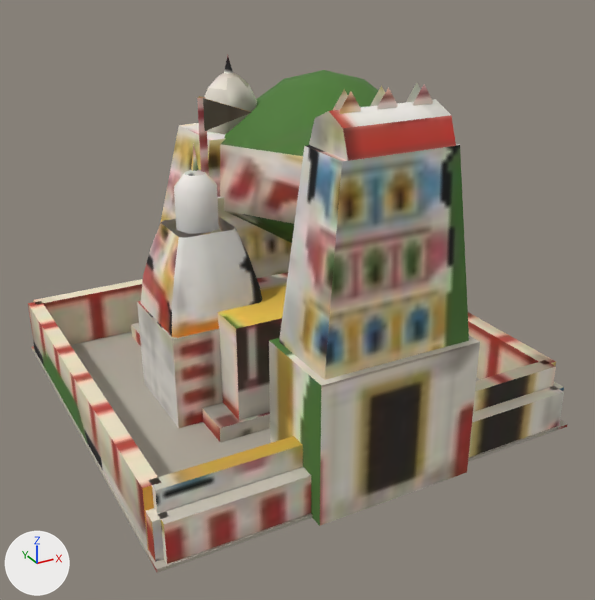
What one commit did to the glTF model nostalgia/assets3d/kit_temple.glb.
Camera for both pictures: a camera (50 mm lens) standing at (-23.6, -46.1, 29.3) and looking at (0.3, -2.6, 7.6). Lighting does not change. The marker at lower left points along +X, +Y and +Z. The first picture is the older version. Vertices at exactly the same position are counted once.

The scene before the commit, as lines of its bpy script (objects in view):
```python
me_kit_temple_body = bpy.data.meshes.new('kit_temple_body')
me_kit_temple_body.from_pydata(...)  # 8 vertices, 10 faces; spans x -14.1..14.1, y -14.1..14.1, z 0.0..0.2
me_kit_temple_body.materials.append(mat_m_kit_temple)  # picture img_kit_temple_base
me_var_gopuram = bpy.data.meshes.new('var_gopuram')
me_var_gopuram.from_pydata(...)  # 153 vertices, 202 faces; spans x -14.0..14.0, y -14.9..14.0, z 0.0..22.6
me_var_gopuram.materials.append(mat_m_kit_temple)  # picture img_kit_temple_base
me_var_shrine = bpy.data.meshes.new('var_shrine')
me_var_shrine.from_pydata(...)  # 134 vertices, 204 faces; spans x -8.4..15.1, y -3.9..11.9, z 0.0..21.0
me_var_shrine.materials.append(mat_m_kit_temple)  # picture img_kit_temple_base
# before: 73 (-4.3, 0.8, 18.5) at pixel (204, 131), 74 (-1.1, 0.8, 19.3) at pixel (252, 112), 75 (-4.3, 0.8, 20.5) at pixel (203, 98), 76 (-4.3, 1.2, 18.5), 77 (-1.1, 1.2, 19.3) at pixel (249, 111)
# before: 78 (-4.3, 1.2, 20.5) at pixel (200, 97)
me_var_vimana = bpy.data.meshes.new('var_vimana')
me_var_vimana.from_pydata(...)  # 117 vertices, 164 faces; spans x -14.0..14.0, y -14.0..13.9, z 0.0..22.1
me_var_vimana.materials.append(mat_m_kit_temple)  # picture img_kit_temple_base
ob_kit_temple_body = bpy.data.objects.new('kit_temple_body', me_kit_temple_body)
ob_kit_temple_body.location = (0.0, 0.0, 0.0)
ob_var_gopuram = bpy.data.objects.new('var_gopuram', me_var_gopuram)
ob_var_gopuram.location = (0.0, 0.0, 0.0)
ob_var_shrine = bpy.data.objects.new('var_shrine', me_var_shrine)
ob_var_shrine.location = (0.0, 0.0, 0.0)
ob_var_vimana = bpy.data.objects.new('var_vimana', me_var_vimana)
ob_var_vimana.location = (0.0, 0.0, 0.0)
```
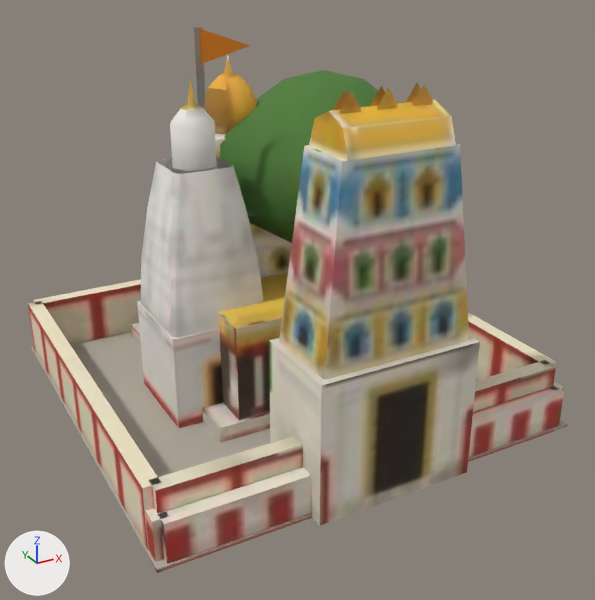
The change, as a diff of the scene's bpy script:
```diff
--- a/nostalgia/assets3d/kit_temple.glb.py
+++ b/nostalgia/assets3d/kit_temple.glb.py
@@ me_var_gopuram @@
 me_var_gopuram.from_pydata(...)  # 153 vertices, 202 faces; spans x -14.0..14.0, y -14.9..14.0, z 0.0..22.6
 # used by ob_var_gopuram; location = (0.0, 0.0, 0.0)
+# me_var_gopuram part 1: texture (UV) coordinates of 202 of 202 faces, centred in x -14.0..14.0, y -14.9..14.0, z 1.4..21.8, changed; they spanned u 0.0..0.98, v 0.0..0.99 and now span u 0.01..0.98, v 0.01..0.99
 me_var_gopuram.materials.append(mat_m_kit_temple)
@@ me_var_shrine @@
 # used by ob_var_shrine; location = (0.0, 0.0, 0.0)
-me_var_shrine.from_pydata(...)  # 134 vertices, 204 faces; spans x -8.4..15.1, y -3.9..11.9, z 0.0..21.0
+me_var_shrine.from_pydata(...)  # 134 vertices, 204 faces; spans x -8.4..15.1, y -3.9..11.9, z 0.0..24.5
+# me_var_shrine part 2: the loose piece of 32 vertices spanning x -8.3..-1.7, y -2.3..4.3, z 6.5..12.5 is scaled about its middle by (1, 1, 1.67), then moved by (0.0, 0.0, 2.0)
+# me_var_shrine part 3: the loose piece of 33 vertices spanning x -6.4..-3.6, y -0.4..2.4, z 12.4..17.8 is moved by (0.0, 0.0, 4.0)
+# me_var_shrine part 4: the loose piece of 6 vertices spanning x -4.7..-4.1, y 0.9..1.3, z 15.5..20.5 is moved by (0.0, 0.0, 4.0)
+# me_var_shrine part 5
+for i in [*range(73, 79)]: me_var_shrine.vertices[i].co += Vector((0.0, 0.0, 4.0))
+# me_var_shrine part 6: texture (UV) coordinates of 204 of 204 faces, centred in x -8.4..13.3, y -3.6..11.6, z 0.0..20.4, changed; they spanned u 0.0..0.95, v 0.0..1.0 and now span u 0.01..0.99, v 0.01..0.99
 me_var_shrine.materials.append(mat_m_kit_temple)
@@ me_var_vimana @@
 me_var_vimana.from_pydata(...)  # 117 vertices, 164 faces; spans x -14.0..14.0, y -14.0..13.9, z 0.0..22.1
 # used by ob_var_vimana; location = (0.0, 0.0, 0.0)
+# me_var_vimana part 7: texture (UV) coordinates of 164 of 164 faces, centred in x -14.0..14.0, y -14.0..13.9, z 0.4..21.3, changed; they spanned u 0.0..0.96, v 0.0..0.98 and now span u 0.01..0.99, v 0.01..0.98
 me_var_vimana.materials.append(mat_m_kit_temple)
```

Boxes [x1, y1, x2, y2] around the edits, measured in the pictures (595 x 600 px; the box of a moved part takes in the faces that stretch with it):
'var_shrine', reshaped, surface changed (12% taller): before [137, 70, 379, 428]; after [137, 27, 379, 428]
part 1 of me_var_gopuram, surface changed: [28, 83, 556, 550] in both
part 2 of me_var_shrine, moved or reshaped: before [141, 216, 262, 338]; after [141, 157, 263, 338]
part 3 of me_var_shrine, moved or reshaped: before [174, 143, 219, 234]; after [170, 78, 216, 171]
part 4 of me_var_shrine, moved or reshaped: before [197, 96, 209, 176]; after [194, 27, 206, 111]
part 5 of me_var_shrine, moved or reshaped: before [203, 98, 252, 131]; after [200, 29, 250, 64]
part 6 of me_var_shrine, surface changed: before [137, 88, 379, 428]; after [137, 27, 379, 428]
part 7 of me_var_vimana, surface changed: [131, 56, 564, 564] in both
